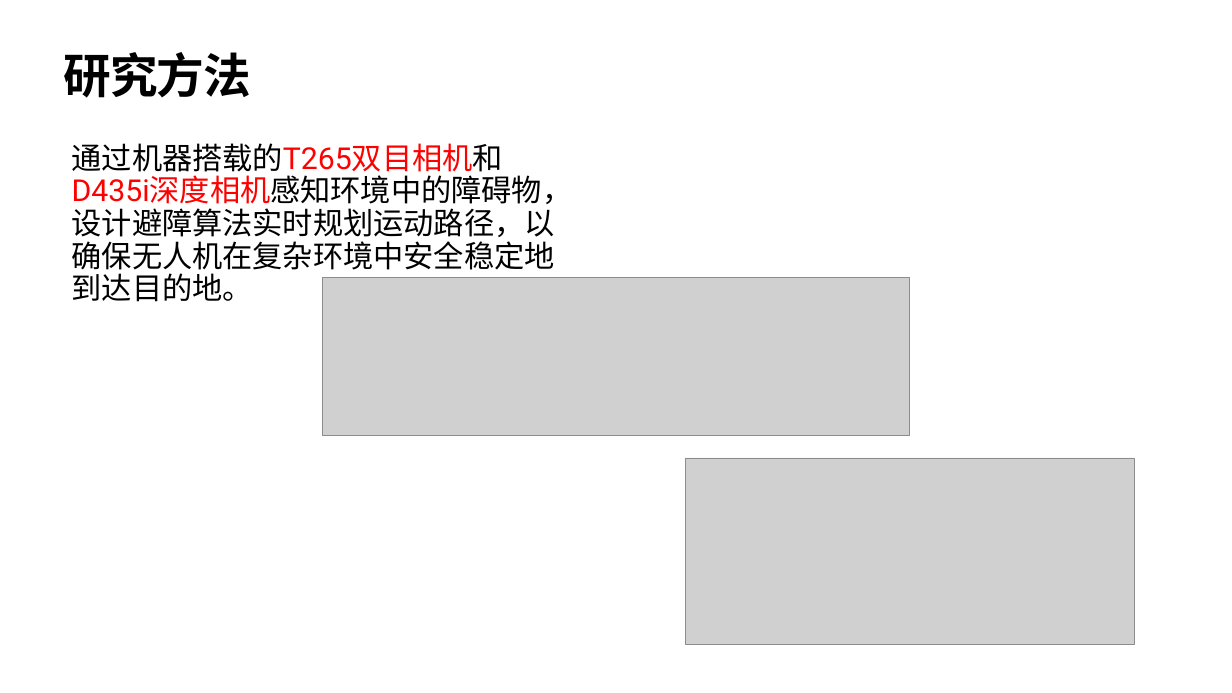
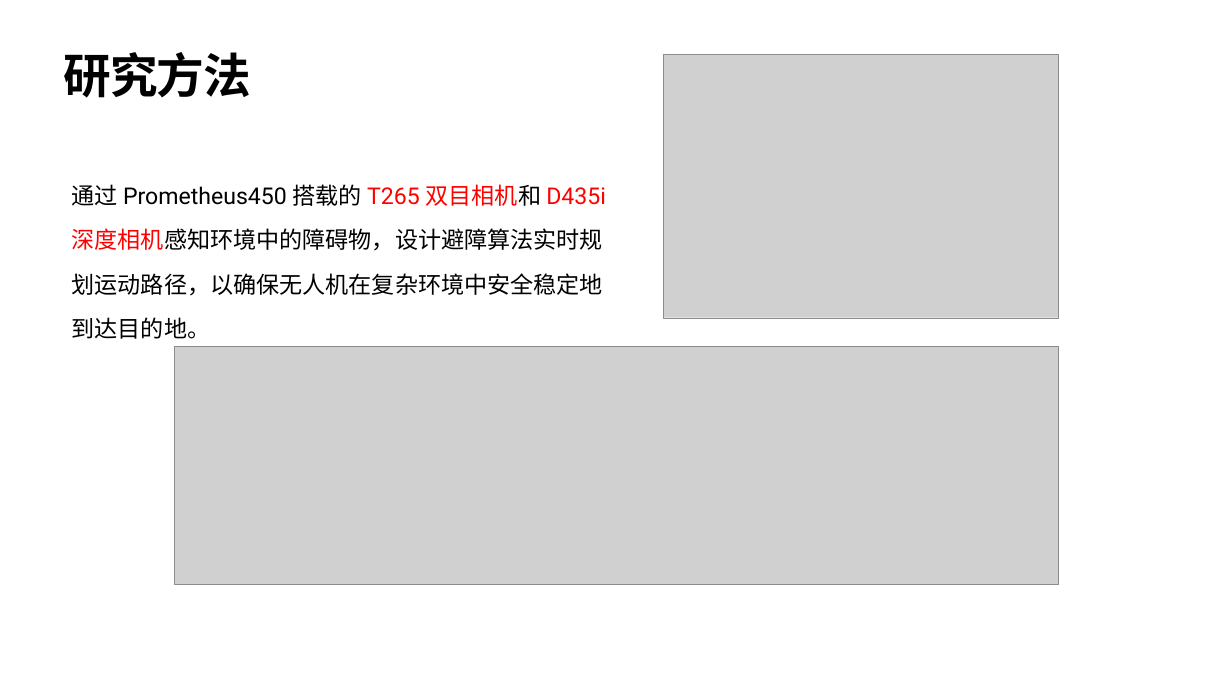
Before and after one commit to HuaYuXiao/AStar-Planner, a slide deck: slide 4 of 报告论文/开题报告/开题报告-华羽霄.pptx (slide 5 before the commit). Drawn at 1232x693 pixels with LibreOffice and Linux fonts; fonts in the diff are those of the drawing; grey boxes stand for pictures; background and template pictures are left out. Boxes give left, top, right and bottom in pixels: in the first picture for what was removed or moved away, otherwise in the second. Text is boxed around its words. In the diff, an @@ line names an element or a change of style, - is before the commit and + after.

```diff
--- a/报告论文/开题报告/开题报告-华羽霄.pptx
+++ b/报告论文/开题报告/开题报告-华羽霄.pptx
@@ picture added at (x1=663, y1=55, x2=1058, y2=318) @@
@@ text at (x1=72, y1=184, x2=606, y2=339): text changed; size 47 to 36 pt @@
-通过机器搭载的T265双目相机和D435i深度相机感知环境中的障碍物，设计避障算法实时规划运动路径，以确保无人机在复杂环境中安全稳定地到达目的地。
+通过 Prometheus450 搭载的 T265 双目相机和 D435i 深度相机感知环境中的障碍物，设计避障算法实时规划运动路径，以确保无人机在复杂环境中安全稳定地到达目的地。
@@ picture resized from (x1=322, y1=278, x2=910, y2=436) to (x1=174, y1=346, x2=1058, y2=584) @@
@@ picture removed at (x1=685, y1=458, x2=1134, y2=644) @@
```
Also in this commit, not shown: 8 other slides changed, 2 slides added, 2 other files.
